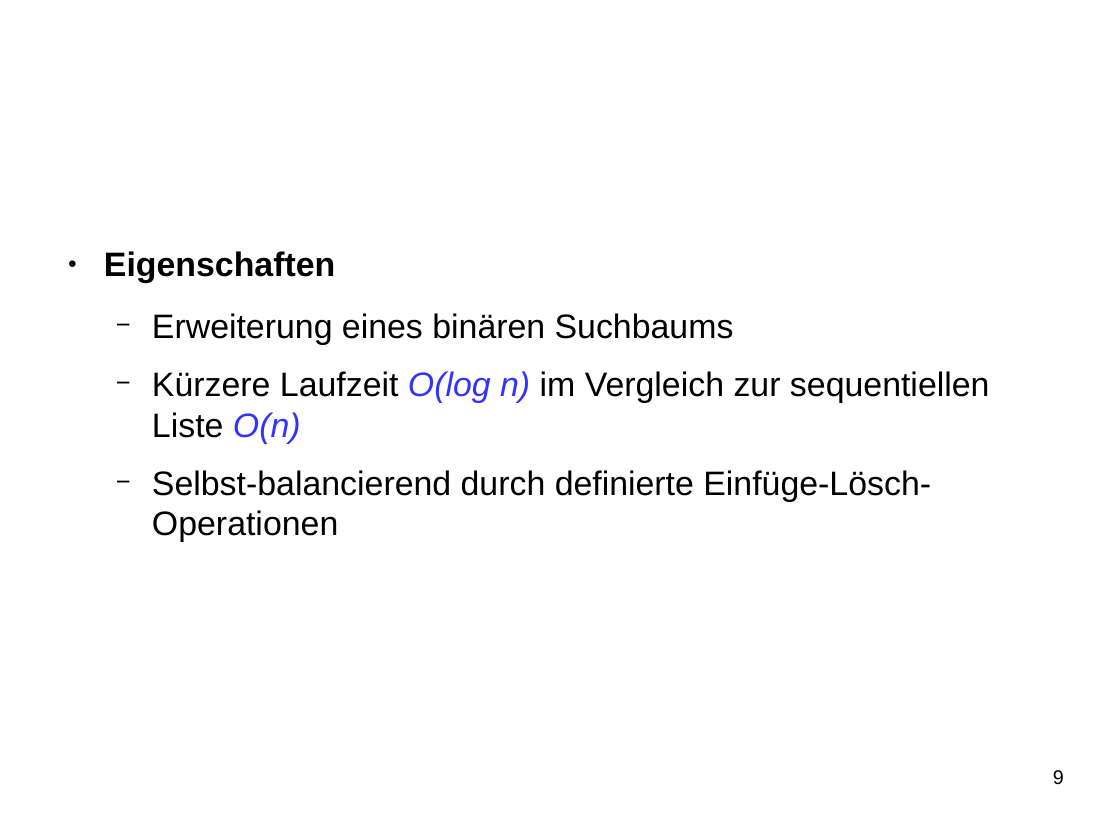
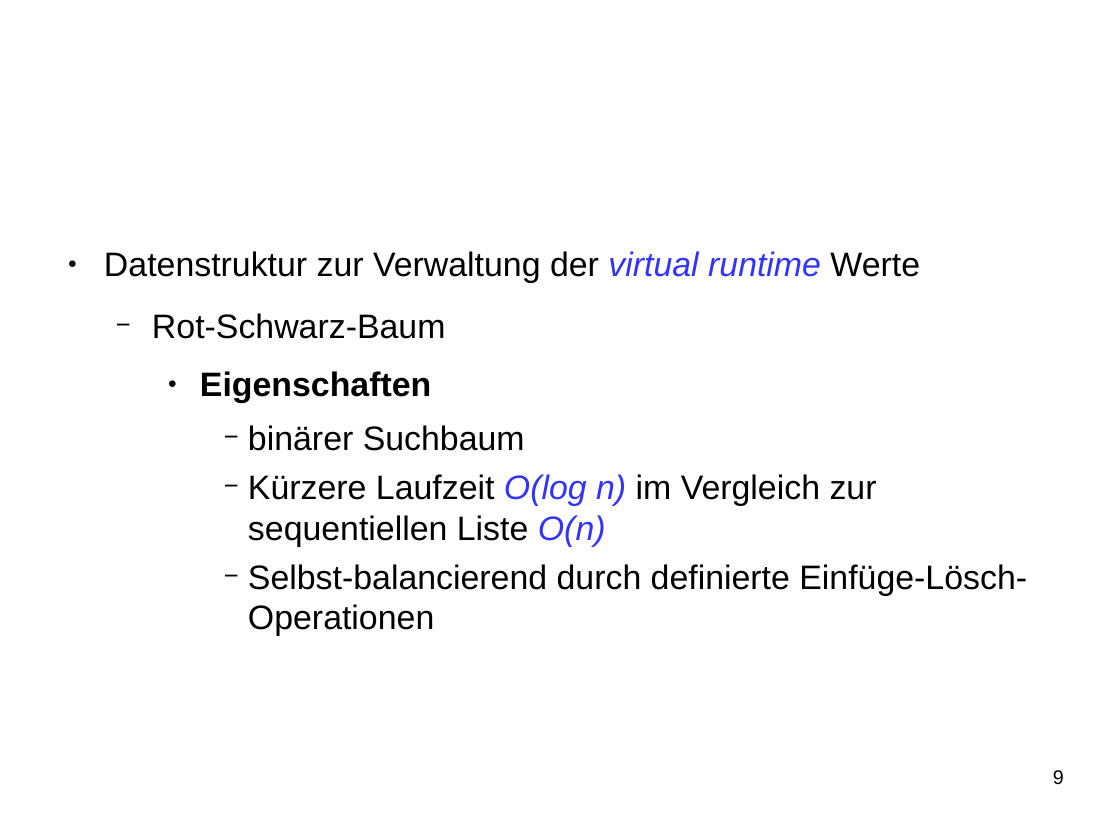
Before and after one commit to SeminararbeitCFS/main, a slide deck: slide 9 of vortrag/vortrag_CFS.odp. Drawn at 1120x840 pixels with LibreOffice and Linux fonts; fonts in the diff are those of the drawing; background and template pictures are left out. Boxes give left, top, right and bottom in pixels: in the first picture for what was removed or moved away, otherwise in the second. Text is boxed around its words. In the diff, an @@ line names an element or a change of style, - is before the commit and + after.

```diff
--- a/vortrag/vortrag_CFS.odp
+++ b/vortrag/vortrag_CFS.odp
@@ text at (104, 251, 920, 339): paragraphs added @@
+● Datenstruktur zur Verwaltung der virtual runtime Werte
+  − Rot-Schwarz-Baum
@@ text at (200, 371, 1027, 636): list level 1 to 3 in "Eigenschaften"; list level 2 to 4 in "Kürzere Laufzeit O(log n) im ..."; list level 2 to 4 in "Selbst-balancierend durch definierte Einfüge-Lösch-Operation ..." @@
@@ text at (248, 425, 525, 451): text changed @@
-  − Erweiterung eines binären Suchbaums
+      − binärer Suchbaum
```
Also in this commit, not shown: 5 other slides changed, 1 slide added, 1 slide removed.
